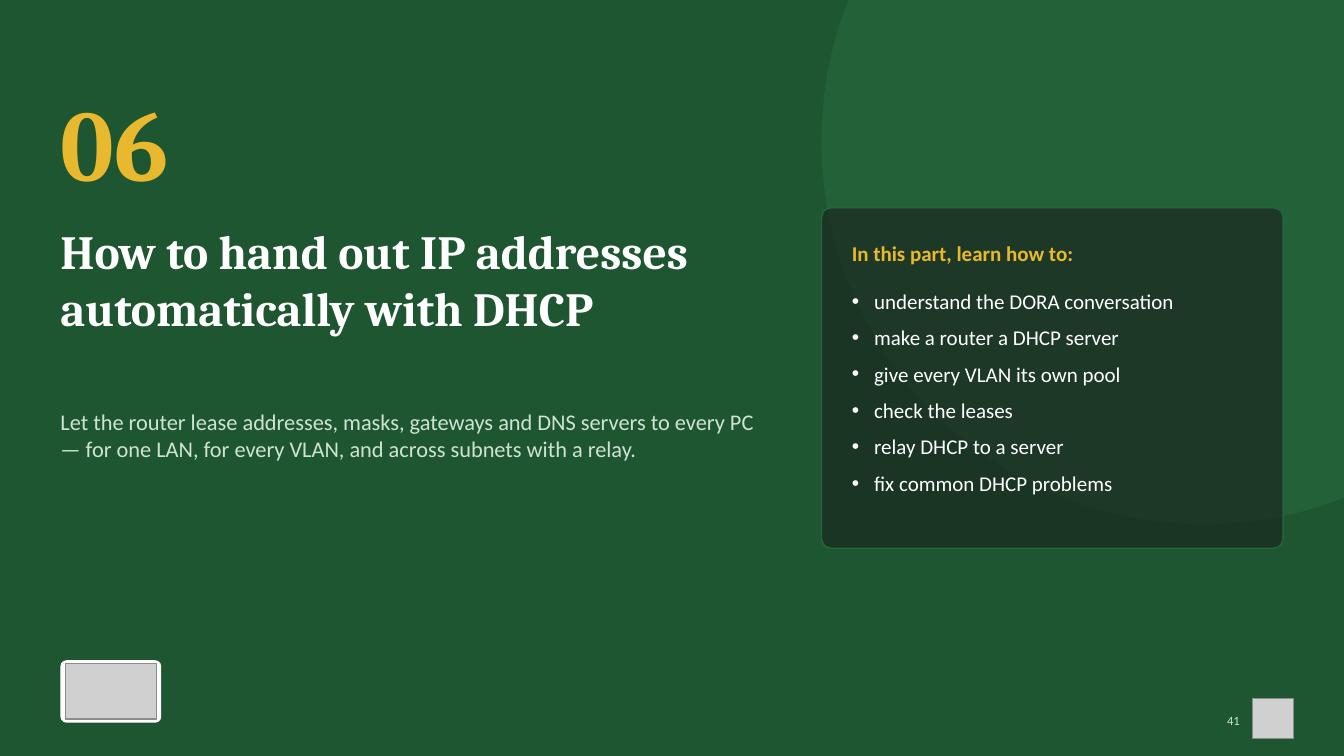
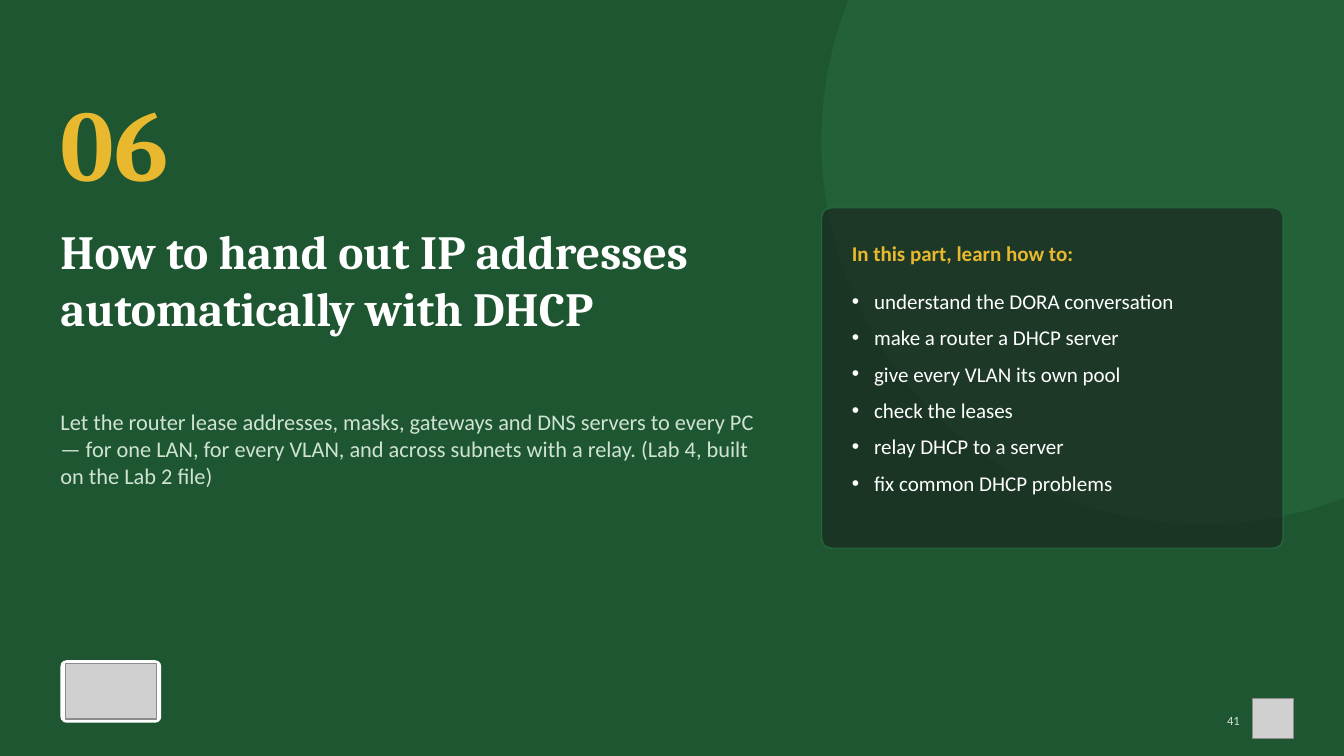
Before and after one commit to proJacob/israel, a slide deck: slide 41 of Packet_Tracer_CLI_Workbook_0612_451_07A.pptx. Drawn at 1344x756 pixels with LibreOffice and Linux fonts; fonts in the diff are those of the drawing; grey boxes stand for pictures. Boxes give left, top, right and bottom in pixels: in the first picture for what was removed or moved away, otherwise in the second. Text is boxed around its words. In the diff, an @@ line names an element or a change of style, - is before the commit and + after.

```diff
--- a/Packet_Tracer_CLI_Workbook_0612_451_07A.pptx
+++ b/Packet_Tracer_CLI_Workbook_0612_451_07A.pptx
@@ text at box(60, 414, 753, 487): text changed @@
-Let the router lease addresses, masks, gateways and DNS servers to every PC — for one LAN, for every VLAN, and across subnets with a relay.
+Let the router lease addresses, masks, gateways and DNS servers to every PC — for one LAN, for every VLAN, and across subnets with a relay. (Lab 4, built on the Lab 2 file)
```
Also in this commit, not shown: 25 other slides changed, 8 other files.
